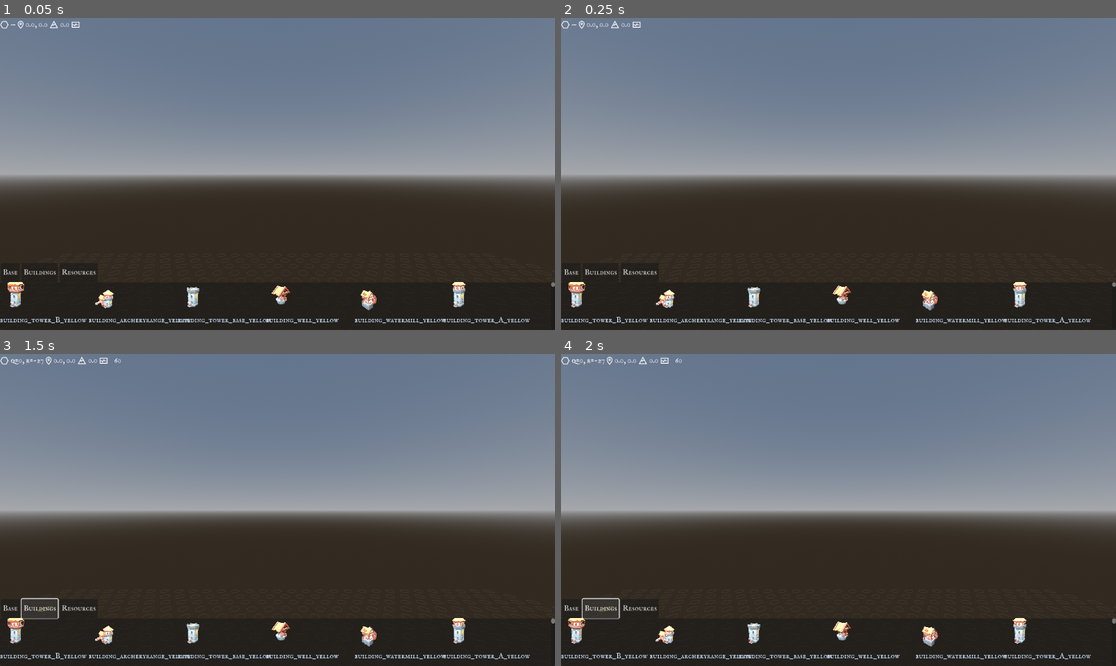
Above: before the commit, frames 1-4 (two rows, left to right).
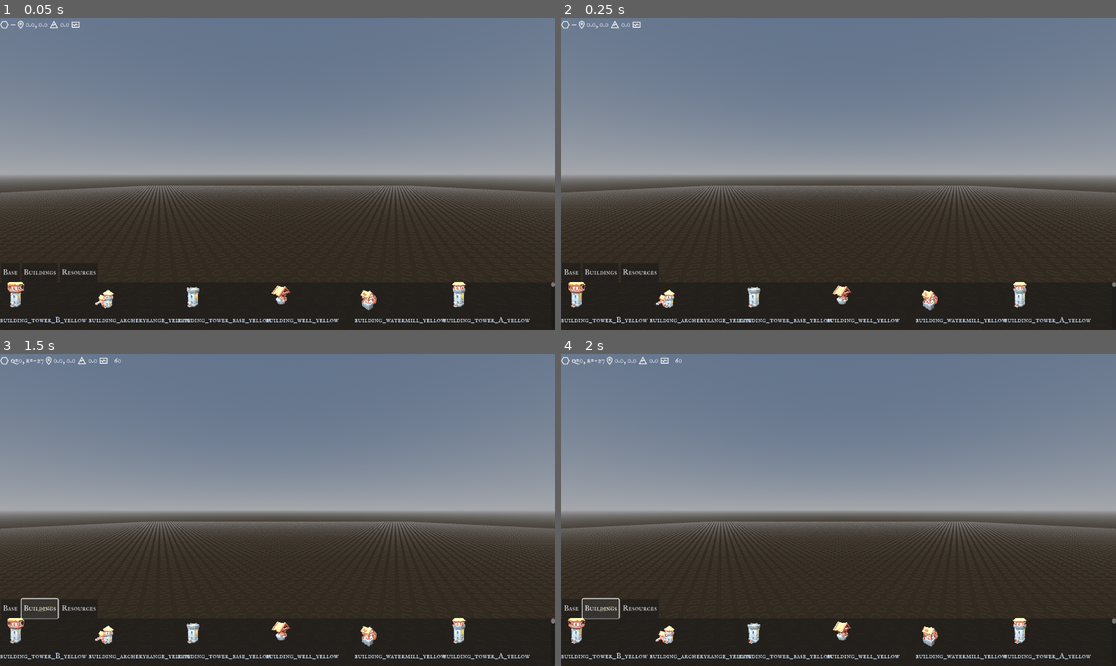
Above: after the commit, the same moments.

Repository: guillaumedelre/medieval-hexagon
Game: Godot game, scene res://scenes/MapEditor.tscn
Two runs of this game, one before a commit and one after it. Both use one fixed random seed, a clock stepped at 60 frames per second and the inputs below.
Inputs (mouse positions are in pixels of both pictures, inside the frame that each line leads up to):
- Up to frame 1 (0.05 s): no input
- Up to frame 2 (0.25 s): no input
- Up to frame 3 (1.5 s): click (11, 609) at 0.5 s, where only the run before the commit has a clickable "Base"; click (38, 609) at 1.25 s, where only the run before the commit has a clickable "Buildings"
- Up to frame 4 (2 s): no input

The runs differ from the first frame. In frame 1, 3.2% of the frame differs, in the area x 0-100%, y 53-66%; in frame 2, 3.2%; in frame 3, 3.2%; in frame 4, 3.2%.

Commit message:
Enable shadow casting

Diff:
--- a/default_env.tres
+++ b/default_env.tres
@@ -8,3 +8,5 @@
 [resource]
 background_mode = 2
 sky = SubResource("Sky_n4y2n")
+ambient_light_sky_contribution = 0.2
+ambient_light_energy = 0.8
--- a/project.godot
+++ b/project.godot
@@ -10,7 +10,7 @@
 
 [application]
 
-config/name="Hex Map Editor (Ghost Preview)"
+config/name="Medieval Hexagon"
 run/main_scene="res://scenes/MapEditor.tscn"
 config/features=PackedStringArray("4.5")
 
@@ -128,3 +128,8 @@
 "events": [Object(InputEventKey,"resource_local_to_scene":false,"resource_name":"","device":-1,"window_id":0,"alt_press …(191 unchanged characters)…
 ]
 }
+
+[rendering]
+
+lights_and_shadows/directional_shadow/size=8192
+lights_and_shadows/directional_shadow/soft_shadow_filter_quality=3
--- a/scenes/MapEditor.tscn
+++ b/scenes/MapEditor.tscn
@@ -35,6 +35,7 @@
 
 [node name="DirectionalLight3D" type="DirectionalLight3D" parent="."]
 transform = Transform3D(1, 0, 0, 0, 0.707106, 0.707106, 0, -0.707106, 0.707106, 0, 10, 0)
+shadow_enabled = true
 
 [node name="UI" type="Control" parent="."]
 layout_mode = 3
--- a/scripts/hex_grid.gd
+++ b/scripts/hex_grid.gd
@@ -1,7 +1,7 @@
 extends Node3D
 class_name HexGrid
 
-@export var radius: int = 30
+@export var radius: int = 128
 @export var tile_size: float = 1.0
 @export var hover_color: Color = Color(1, 1, 0, 0.5)
 @export var base_color: Color = Color(0.6, 0.6, 0.6, 0.1)
--- a/scripts/map_editor.gd
+++ b/scripts/map_editor.gd
@@ -158,6 +158,7 @@
 		var occupied := tiles.has(key)
 		ghost_tile.set_valid_state(not occupied)
 
+
 func _place_tile_from_mouse() -> void:
 	if current_model_path == "":
 		print("⚠️ Aucun modèle sélectionné.")
